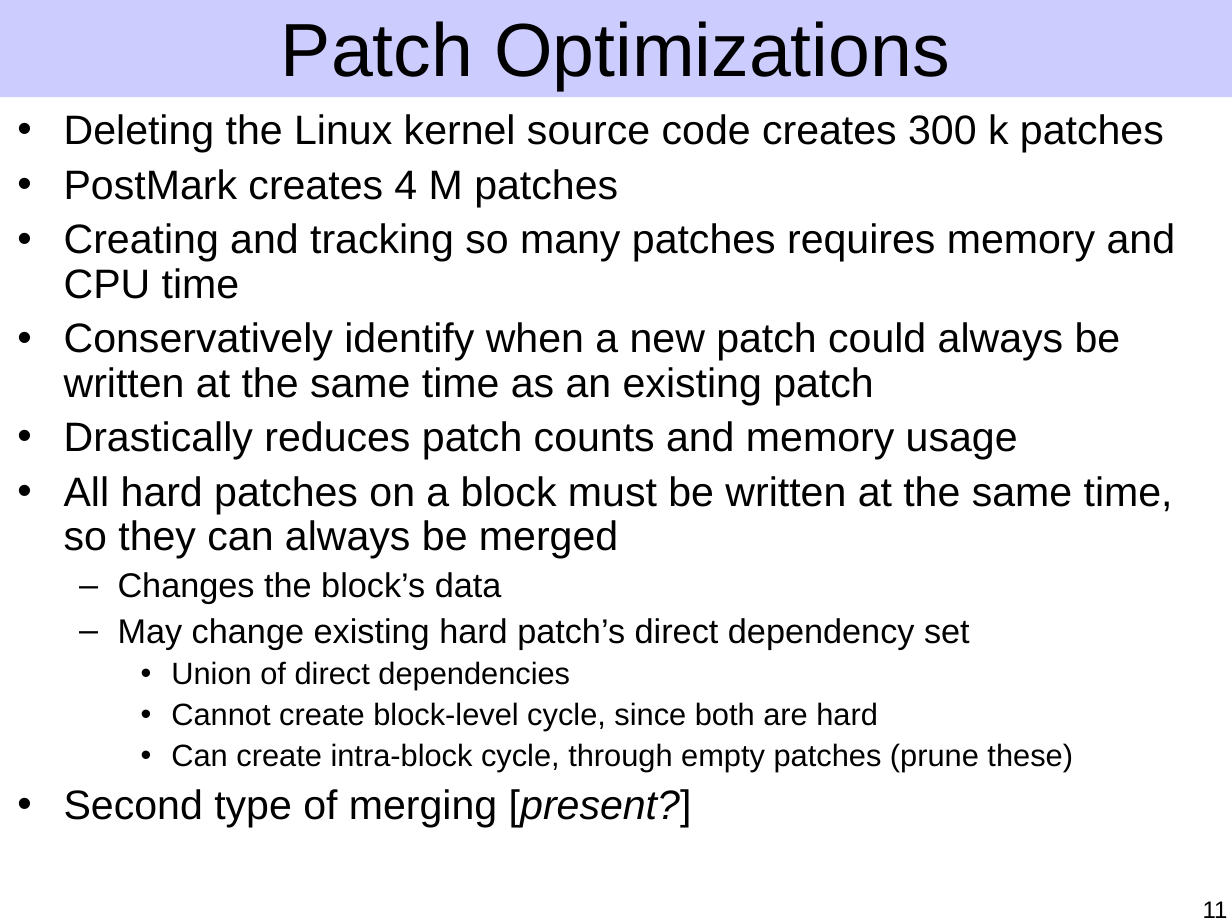
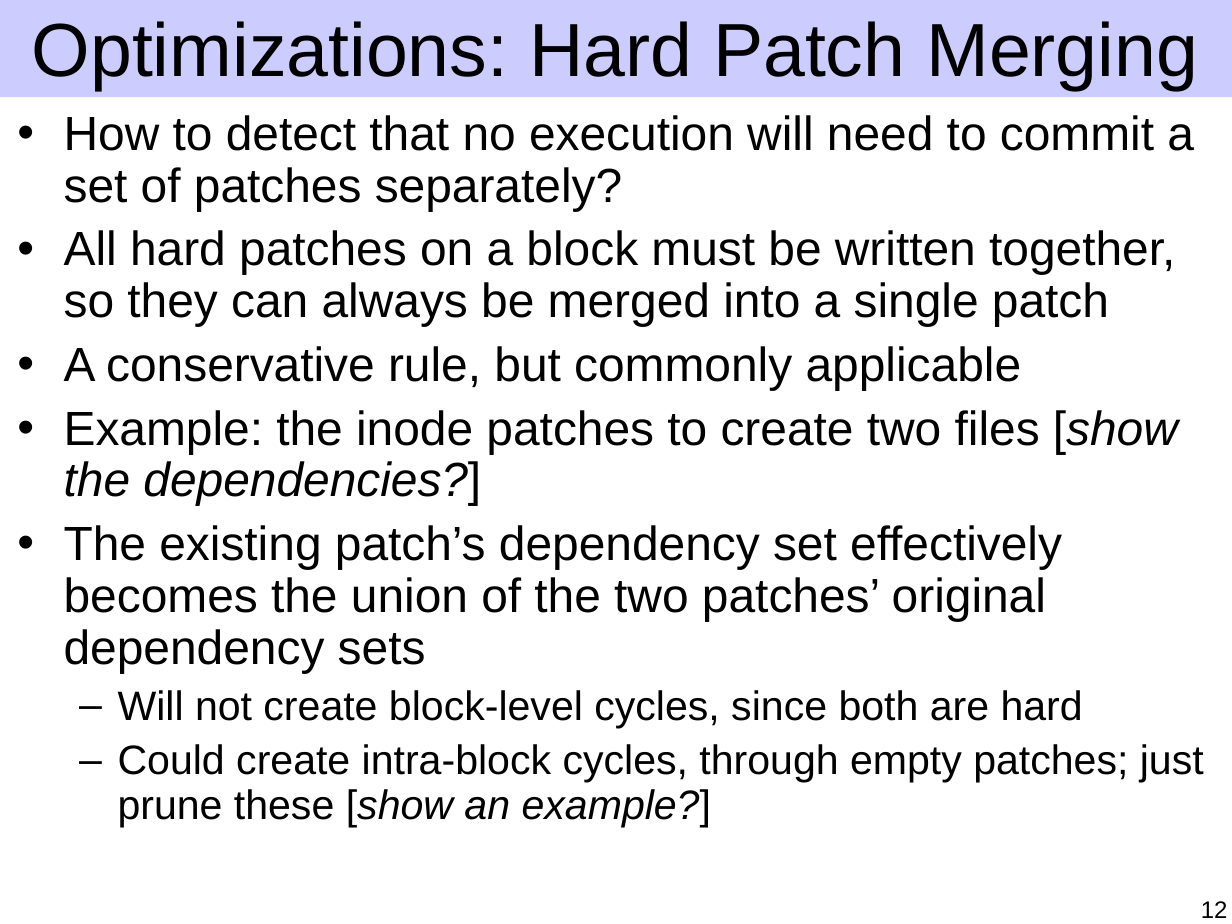
Before and after one commit to ucla-readable/fstitch-doc, a slide deck: slide 12 of sosp/pres.ppt (slide 11 before the commit). Drawn at 1232x924 pixels with LibreOffice and Linux fonts; fonts in the diff are those of the drawing. Boxes give left, top, right and bottom in pixels: in the first picture for what was removed or moved away, otherwise in the second. Text is boxed around its words. In the diff, an @@ line names an element or a change of style, - is before the commit and + after.

Commit message:
Flesh out hard patch merging and start overlap merging.

```diff
--- a/sosp/pres.ppt
+++ b/sosp/pres.ppt
@@ title at (x1=32, y1=21, x2=1198, y2=90): text changed @@
-Patch Optimizations
+Optimizations: Hard Patch Merging
@@ text at (x1=64, y1=115, x2=1204, y2=827): text changed; size 24 to 28 pt @@
-• Deleting the Linux kernel source code creates 300 k patches
-• PostMark creates 4 M patches
-• Creating and tracking so many patches requires memory and CPU time
-• Conservatively identify when a new patch could always be written at the same time as an existing patch
-• Drastically reduces patch counts and memory usage
-• All hard patches on a block must be written at the same time, so they can always be merged
-  – Changes the block’s data
-  – May change existing hard patch’s direct dependency set
-    • Union of direct dependencies
-    • Cannot create block-level cycle, since both are hard
-    • Can create intra-block cycle, through empty patches (prune these)
-• Second type of merging [present?]
+• How to detect that no execution will need to commit a set of patches separately?
+• All hard patches on a block must be written together, so they can always be merged into a single patch
+• A conservative rule, but commonly applicable
+• Example: the inode patches to create two files [show the dependencies?]
+• The existing patch’s dependency set effectively becomes the union of the two patches’ original dependency sets
+  – Will not create block-level cycles, since both are hard
+  – Could create intra-block cycles, through empty patches; just prune these [show an example?]
@@ page number at (x1=1201, y1=901, x2=1228, y2=918): text changed @@
-11
+12
```
Also in this commit, not shown: 6 other slides changed, 6 slides added, 1 slide removed.
